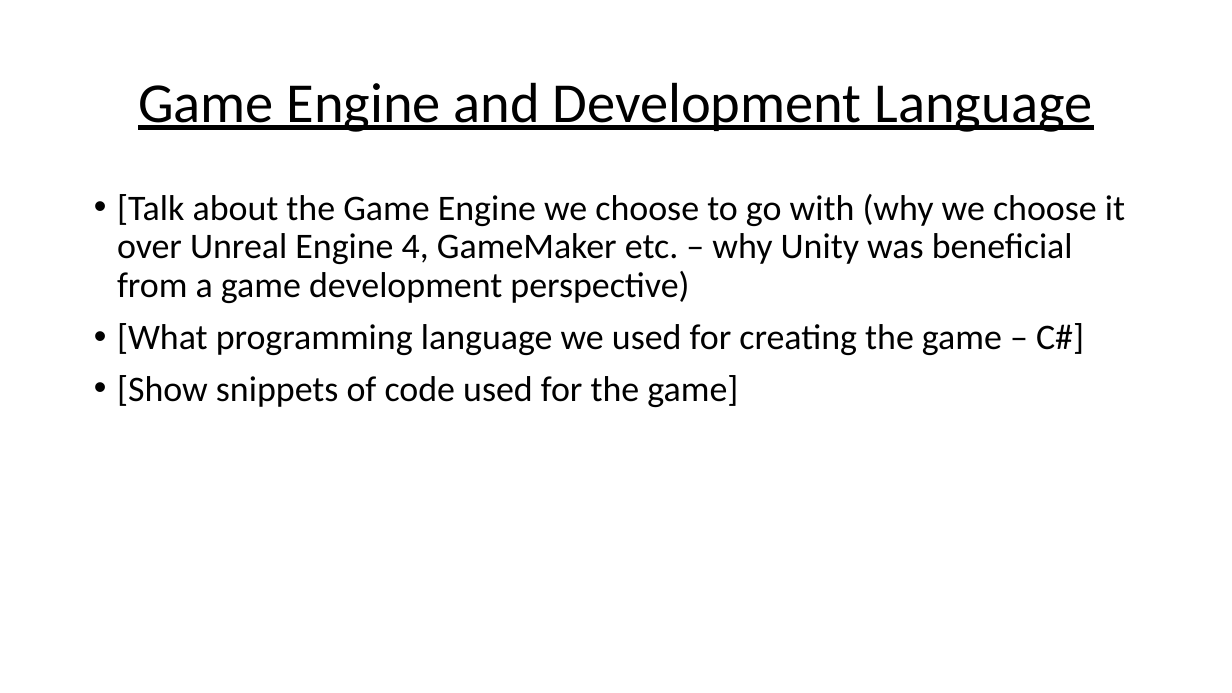
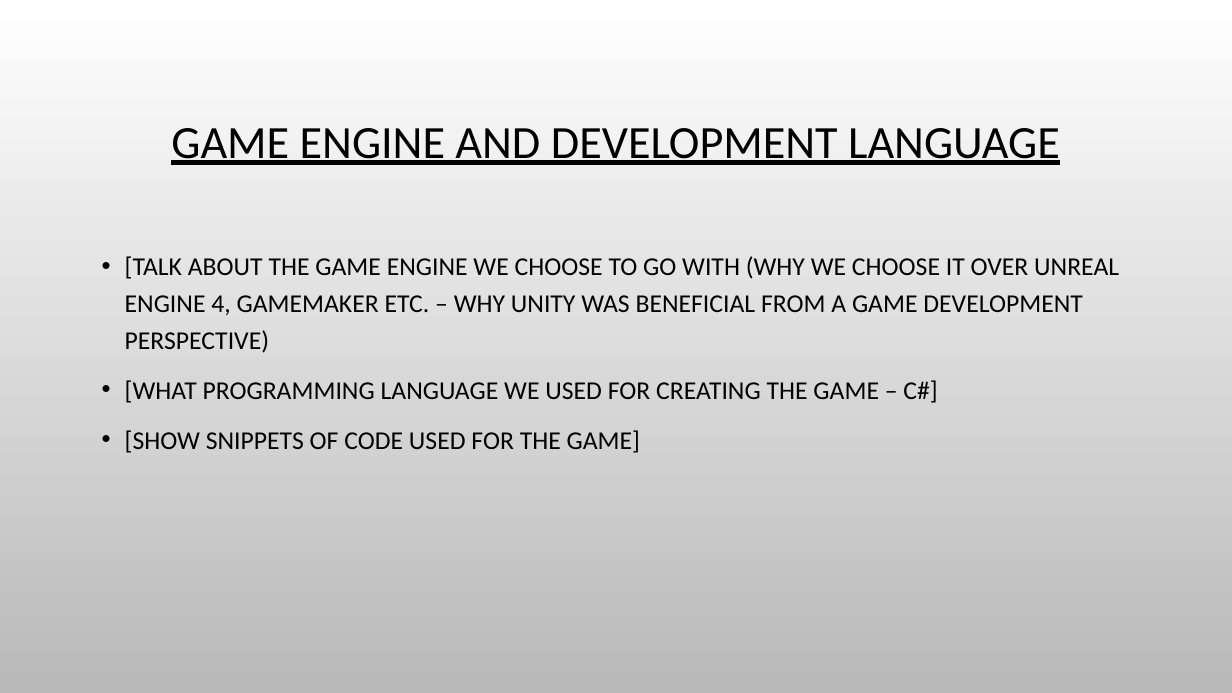
Before and after one commit to chesney85/Year2GameDev, a slide deck: slide 12 of TeamDocs/WordDocs/JelBlob_Presentation_Rough_Idea_Layout.pptx. Drawn at 1232x693 pixels with LibreOffice and Linux fonts; fonts in the diff are those of the drawing; background and template pictures are left out. Boxes give left, top, right and bottom in pixels: in the first picture for what was removed or moved away, otherwise in the second. Text is boxed around its words. In the diff, an @@ line names an element or a change of style, - is before the commit and + after.

```diff
--- a/TeamDocs/WordDocs/JelBlob_Presentation_Rough_Idea_Layout.pptx
+++ b/TeamDocs/WordDocs/JelBlob_Presentation_Rough_Idea_Layout.pptx
@@ background #FFFFFF to picture (left out) @@
@@ title at box(171, 128, 1060, 165): text changed; size 44 to 36 pt @@
-Game Engine and Development Language
+GAME ENGINE AND DEVELOPMENT LANGUAGE
@@ text at box(125, 256, 1119, 453): text changed; size 28 to 20 pt @@
-• [Talk about the Game Engine we choose to go with (why we choose it over Unreal Engine 4, GameMaker etc. – why Unity was beneficial from a game development perspective)
-• [What programming language we used for creating the game – C#]
-• [Show snippets of code used for the game]
+• [TALK ABOUT THE GAME ENGINE WE CHOOSE TO GO WITH (WHY WE CHOOSE IT OVER UNREAL ENGINE 4, GAMEMAKER ETC. – WHY UNITY WAS BENEFICIAL FROM A GAME DEVELOPMENT PERSPECTIVE)
+• [WHAT PROGRAMMING LANGUAGE WE USED FOR CREATING THE GAME – C#]
+• [SHOW SNIPPETS OF CODE USED FOR THE GAME]
```
Also in this commit, not shown: 12 other slides changed, 2 slides added, 2 slides removed, 1 other file.
